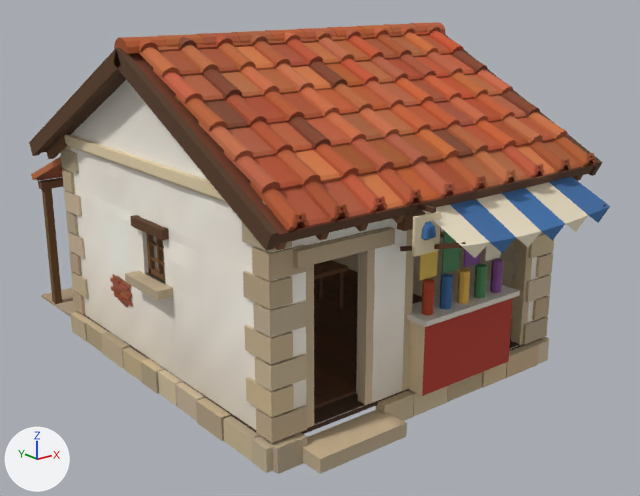
Renders of the glTF model godot/assets/kit/houses/artisan_0_1.glb from each side of a commit.
The view is the same before and after, from a 50 mm lens placed at (-5.66, -7.41, 4.03), pointed at (0.21, -0.07, 1.1). Every picture has the same lights, and +X, +Y and +Z are marked at lower left. The first picture is the older version. Vertices at exactly the same position are counted once.

The first picture shows 'House', 'Rooms', 'Walls'.
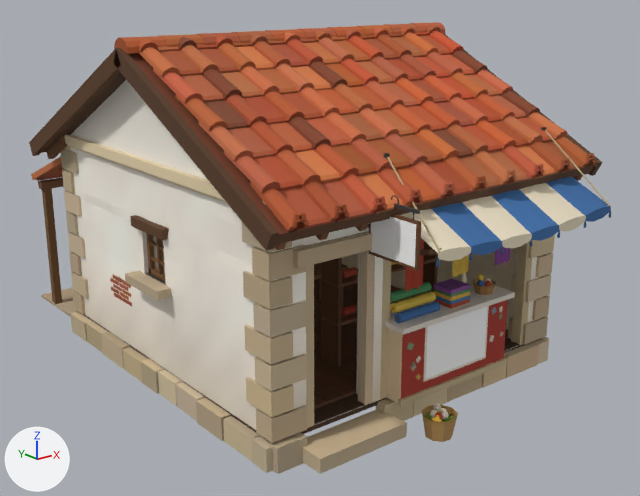
The change, as a list of edits to the scene's bpy script:
```text
Add mat_civcloth:
    mat_civcloth = bpy.data.materials.new('CivCloth')
    # uses the picture img_civ_white
Add mat_civwood:
    mat_civwood = bpy.data.materials.new('CivWood')
    # uses the picture img_civ_white
Add mat_civsign:
    mat_civsign = bpy.data.materials.new('CivSign')
    # uses the picture img_civ_white
Change me_house:
    remove me_house.from_pydata(...)  # 6033 vertices, 7849 faces; spans x -2.05..2.23, y -2.72..3.27, z -0.02..3.46
    add me_house.from_pydata(...)  # 8739 vertices, 12367 faces; spans x -2.05..2.23, y -2.74..3.27, z -0.02..3.46
    me_house part 1: the loose piece of 8 vertices spanning x -0.3..-0.2, y -1.95..-1.83, z 0.24..1.86 is moved by (-0.28, 0.0, 0.0)
    me_house part 2: a new loose piece, a box spanning x -0.5..0.93, y -2.14..-1.8, z 0.24..0.96, in mat_civkit
    me_house part 3: a new loose piece, a box spanning x -0.54..0.972, y -2.19..-1.79, z 0.96..1.01, in mat_civkit
    me_house part 4: a new loose piece, a box spanning x -0.52..0.952, y -2.17..-2.13, z 0.24..0.3, in mat_civkit
    me_house part 5: a new loose piece, a box spanning x -0.214..0.646, y -2.145..-2.139, z 0.3834..0.9734, in mat_civkit
    me_house part 6: the loose piece of 8 vertices spanning x -0.22..1.01, y -2.14..-1.8, z 0.24..0.96 is turned -60.9 degrees about the y axis through its middle and scaled by 0.0426, then moved by (-0.75, -0.17, 0.0)
    me_house part 7: the loose piece of 8 vertices spanning x 0.12..0.34, y -2.02..-2.0, z 1.34..1.84 is turned -56.7 degrees about the y axis through its middle and scaled by 0.0984, then moved by (0.64, -0.13, -1.01)
    me_house part 8: the loose piece of 8 vertices spanning x -0.4..-0.35, y -2.71..-1.96, z 1.65..1.9 is scaled about its middle by (-0.3, -0.137, 0.372), then moved by (-0.12, 0.36, 0.04)
    me_house part 9: the loose piece of 8 vertices spanning x -0.5..-0.46, y -2.45..-1.95, z 2.12..2.16 is multiplied about its middle by the matrix ((-0.257, 0.0, 0.0), (0.0, -0.201, -0.161), (0.0, -0.161, 0.201)), then moved by (1.92, 0.22, -0.32)
    me_house part 10: the loose piece of 8 vertices spanning x -0.63..-0.33, y -2.39..-2.36, z 1.75..2.09 is turned 90 degrees about the y axis through its middle and scaled by 0.0579, then moved by (0.49, 0.34, -0.15)
    me_house part 11: the loose piece of 19 vertices spanning x -0.53..-0.39, y -2.43..-2.31, z 1.86..2.03 is deleted
    me_house part 12: the loose piece of 19 vertices spanning x -0.57..-0.43, y -2.43..-2.31, z 1.86..2.03 is deleted
    me_house part 13: the loose piece of 16 vertices spanning x -0.15..-0.04, y -2.11..-2.0, z 1.01..1.33 is deleted
    me_house part 14: 4 vertices moved from x -0.43, y -2.05..-1.89, z 1.86..2.0 to x -0.71, y -2.05..-1.89, z 1.86..2.0; 127 vertices removed from x -0.42..1.64, y -2.72..-1.79, z 0.96..2.22; 2615 vertices added at x -0.81..1.68, y -2.74..-0.96, z 0.0..2.56
    other edits to the shape of me_house do not show in these pictures
    add me_house.materials.append(mat_civwood)
    add me_house.materials.append(mat_civcloth)
    add me_house.materials.append(mat_civsign)
Change me_walls:
    remove me_walls.from_pydata(...)  # 539 vertices, 852 faces; spans x -1.81..1.81, y -1.96..1.96, z 0.24..3.33
    add me_walls.from_pydata(...)  # 533 vertices, 840 faces; spans x -1.81..1.81, y -1.96..1.96, z 0.24..3.33
    me_walls part 15
    16 vertices are removed from x -0.6..-0.3, y -1.96..1.96, z 0.24..1.86
    40 faces are deleted
    36 vertices in x -1.81..1.8, y -1.44..1.44, z 0.54..2.04 move by (0.01, 0.0, 0.0)
    30 vertices in x -1.8..1.81, y -1.15..1.44, z 0.54..2.04 move by (-0.01, 0.0, 0.0)
    23 vertices in x -1.5..1.52, y -1.95..1.96, z 0.54..2.04 move by (0.0, -0.01, 0.0)
    18 vertices in x -1.81..1.79, y -1.95..1.44, z 0.54..2.34 move by (0.02, 0.0, 0.0)
    14 vertices in x -1.79..1.81, y -1.44..1.44, z 0.54..2.04 move by (-0.02, 0.0, 0.0)
    12 vertices in x -0.6..1.5, y -1.94..1.96, z 0.84..2.04 move by (0.0, -0.02, 0.0)
    35 vertices move from x -1.81..1.81, y -1.96..1.96, z 0.54..2.04 to x -1.81..1.81, y -1.95..1.96, z 0.54..2.04
    3 vertices are added at (-0.58, -1.73, 0.24), (-0.58, -1.73, 1.86), (-0.3, 1.94, 1.14)
    7 new vertices lie (0.1, 0.0, 0.0) away from vertices in x -0.68, y -1.95, z 0.24..1.86
    28 new faces join them
```

Location of each change, (x1, y1, x2, y2) in pixels of the pictures (640 x 496 px; the box of a moved part takes in the faces that stretch with it):
'House', reshaped
    before: (29, 22, 610, 474)
    after: (29, 22, 611, 474)
part 1 of me_house, moved or reshaped
    before: (402, 229, 414, 391)
    after: (380, 259, 391, 400)
part 2 of me_house, added
    after: (386, 300, 508, 403)
part 3 of me_house, added
    after: (385, 285, 515, 335)
part 4 of me_house, added (brown)
    after: (398, 357, 507, 406)
part 5 of me_house, added
    after: (423, 306, 489, 382)
part 6 of me_house, moved or reshaped
    before: (408, 298, 513, 396)
    after: (411, 362, 415, 367)
part 7 of me_house, moved or reshaped
    before: (442, 231, 460, 274)
    after: (500, 331, 503, 337)
part 8 of me_house, moved or reshaped (not visible afterwards)
    before: (400, 242, 466, 251)
part 9 of me_house, moved or reshaped (not visible afterwards)
    before: (417, 204, 436, 213)
part 10 of me_house, moved or reshaped (not visible afterwards)
    before: (412, 211, 441, 257)
part 11 of me_house, deleted
    before: (428, 221, 436, 240)
part 12 of me_house, deleted
    before: (421, 222, 433, 240)
part 13 of me_house, deleted (red)
    before: (421, 279, 435, 316)
part 14 of me_house, built on
    before: (407, 176, 610, 327)
    after: (321, 127, 611, 442)
part 15 of me_walls, moved or reshaped
    both: (84, 179, 512, 401)
